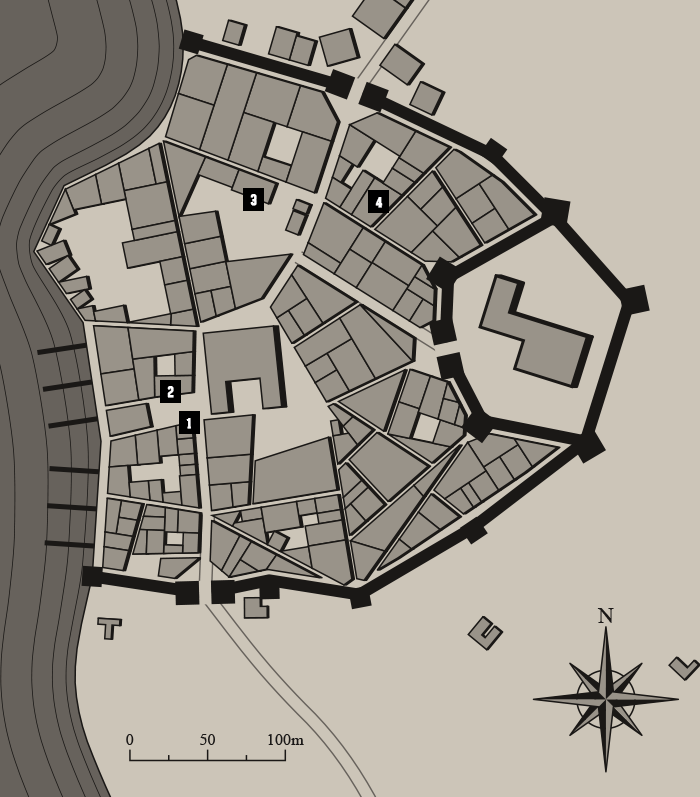
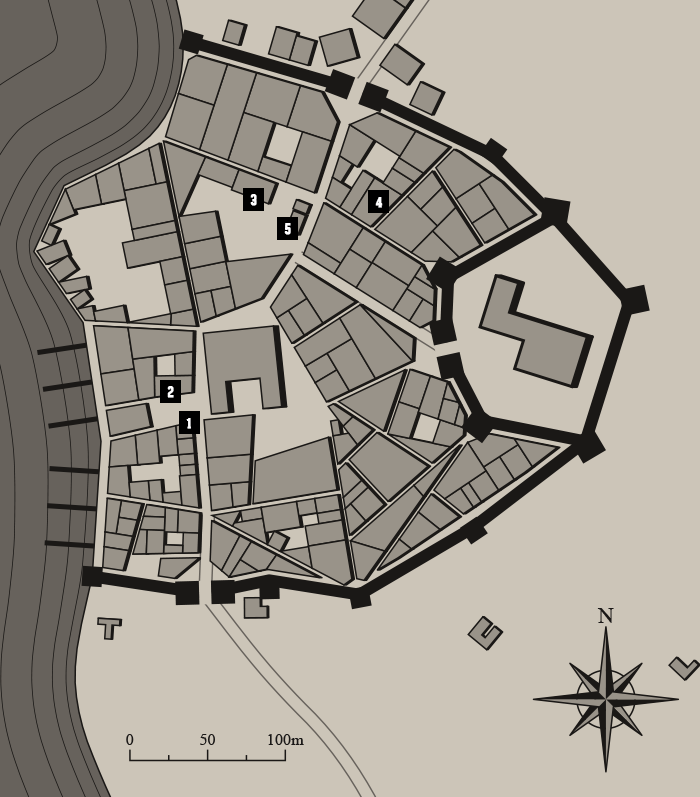
Layered file, before and after one edit (700×797). Changes by layer:
added layer "5" above "Layer 1 copy 4" over [284, 223, 291, 235]
added layer "Layer 1 copy 4" above "4" over [277, 217, 298, 240]
